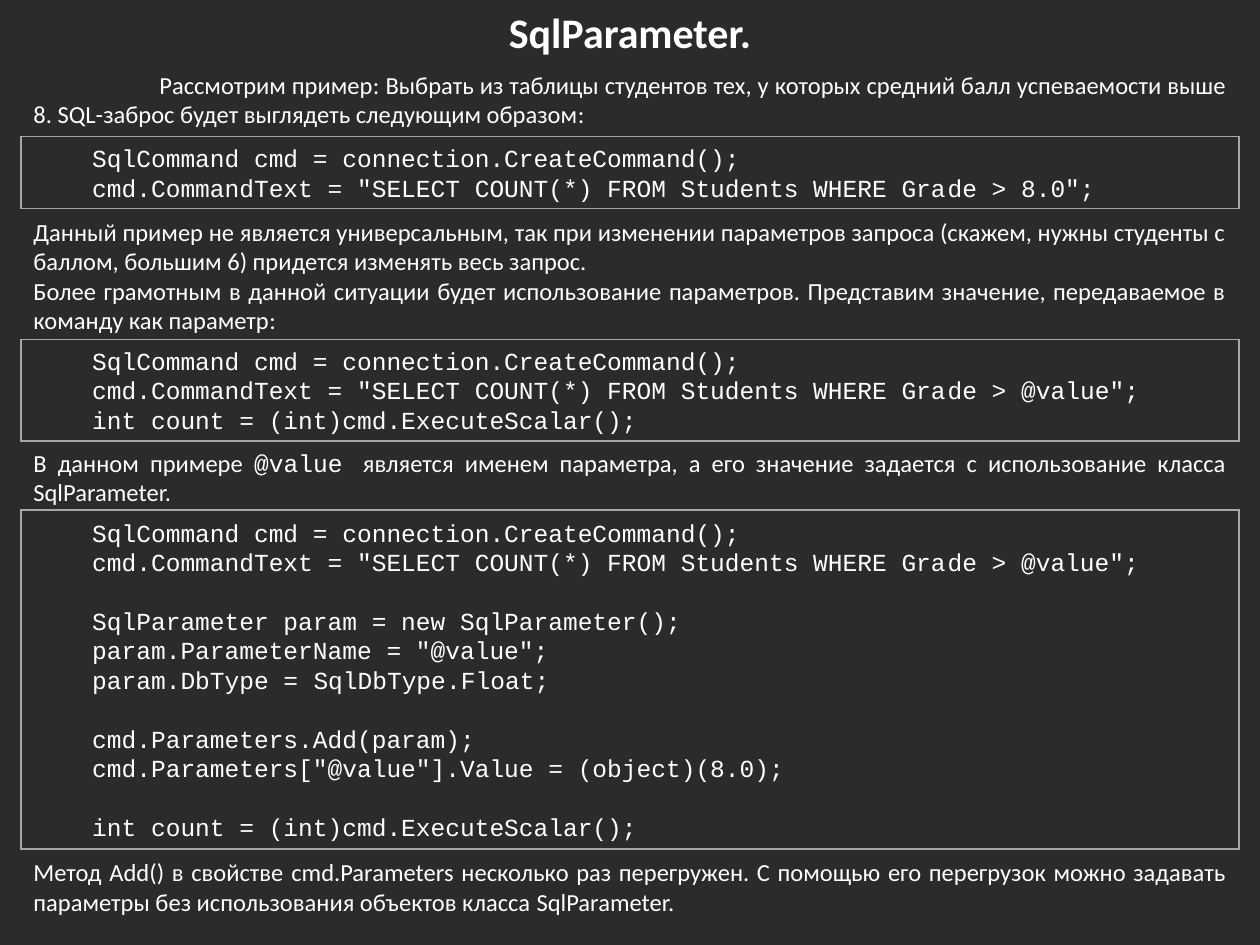
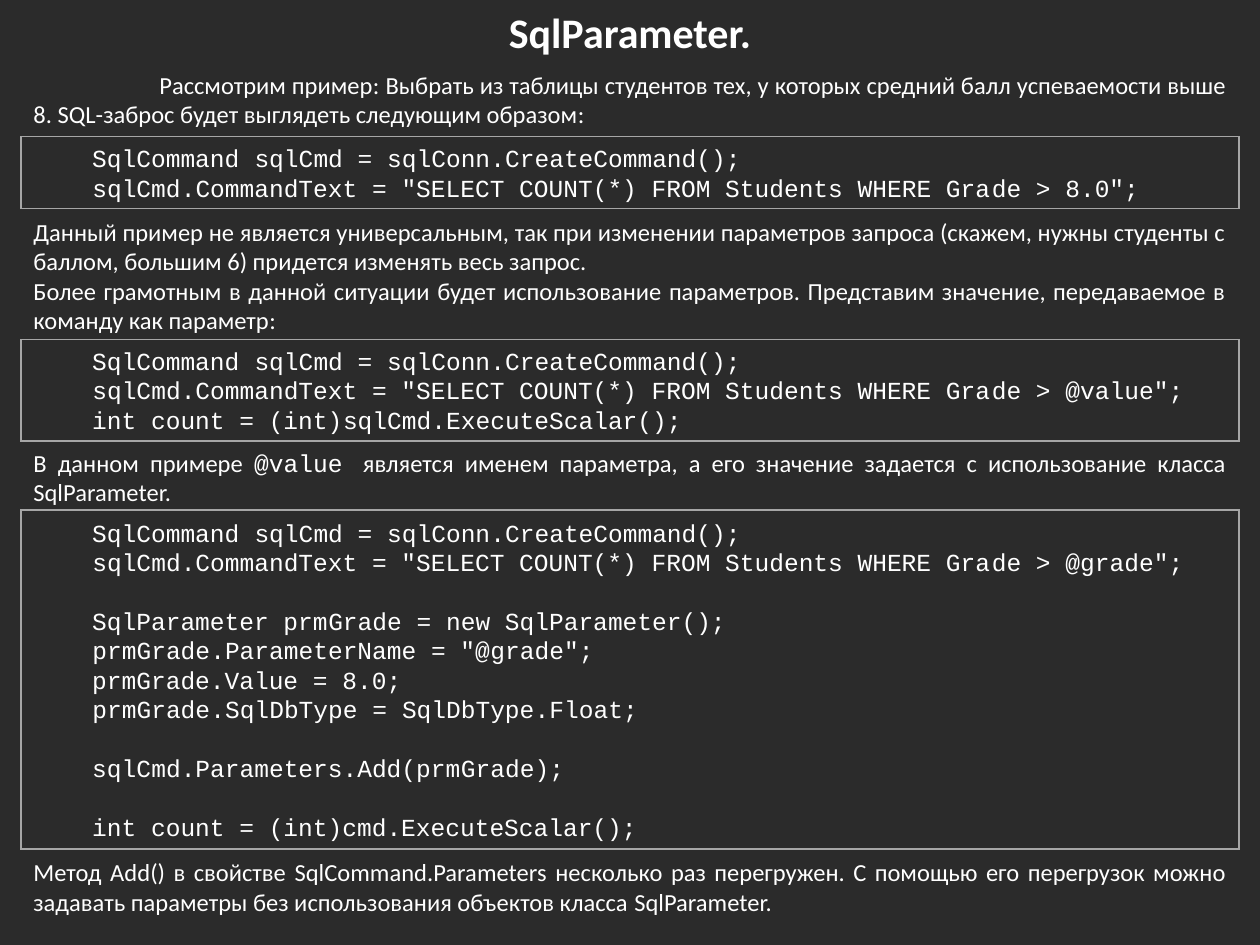
Before and after one commit to bazile/Training, a slide deck: slide 24 of Presentation/lesson-10-adonet.pptx. Drawn at 1260x945 pixels with LibreOffice and Linux fonts; fonts in the diff are those of the drawing; background and template pictures are left out; a plain dark background stands for a picture behind light text. Boxes give left, top, right and bottom in pixels: in the first picture for what was removed or moved away, otherwise in the second. Text is boxed around its words. In the diff, an @@ line names an element or a change of style, - is before the commit and + after.

```diff
--- a/Presentation/lesson-10-adonet.pptx
+++ b/Presentation/lesson-10-adonet.pptx
@@ text in rectangle at (92, 149, 1139, 202): text changed @@
-SqlCommand cmd = connection.CreateCommand();
-cmd.CommandText = "SELECT COUNT(*) FROM Students WHERE Grade > 8.0";
+SqlCommand sqlCmd = sqlConn.CreateCommand();
+sqlCmd.CommandText = "SELECT COUNT(*) FROM Students WHERE Grade > 8.0";
@@ text in rectangle at (92, 352, 1183, 434): text changed @@
-SqlCommand cmd = connection.CreateCommand();
-cmd.CommandText = "SELECT COUNT(*) FROM Students WHERE Grade > @value";
-int count = (int)cmd.ExecuteScalar();
+SqlCommand sqlCmd = sqlConn.CreateCommand();
+sqlCmd.CommandText = "SELECT COUNT(*) FROM Students WHERE Grade > @value";
+int count = (int)sqlCmd.ExecuteScalar();
@@ text in rectangle at (92, 524, 1183, 782): text changed @@
-SqlCommand cmd = connection.CreateCommand();
-cmd.CommandText = "SELECT COUNT(*) FROM Students WHERE Grade > @value";
-SqlParameter param = new SqlParameter();
-param.ParameterName = "@value";
-param.DbType = SqlDbType.Float;
-cmd.Parameters.Add(param);
-cmd.Parameters["@value"].Value = (object)(8.0);
+SqlCommand sqlCmd = sqlConn.CreateCommand();
+sqlCmd.CommandText = "SELECT COUNT(*) FROM Students WHERE Grade > @grade";
+SqlParameter prmGrade = new SqlParameter();
+prmGrade.ParameterName = "@grade";
+prmGrade.Value = 8.0;
+prmGrade.SqlDbType = SqlDbType.Float;
+sqlCmd.Parameters.Add(prmGrade);
@@ text at (33, 863, 1225, 915): text changed @@
-Метод Add() в свойстве cmd.Parameters несколько раз перегружен. С помощью его перегрузок можно задавать параметры без использования объектов класса SqlParameter.
+Метод Add() в свойстве SqlCommand.Parameters несколько раз перегружен. С помощью его перегрузок можно задавать параметры без использования объектов класса SqlParameter.
```
Also in this commit, not shown: 9 other slides changed.
